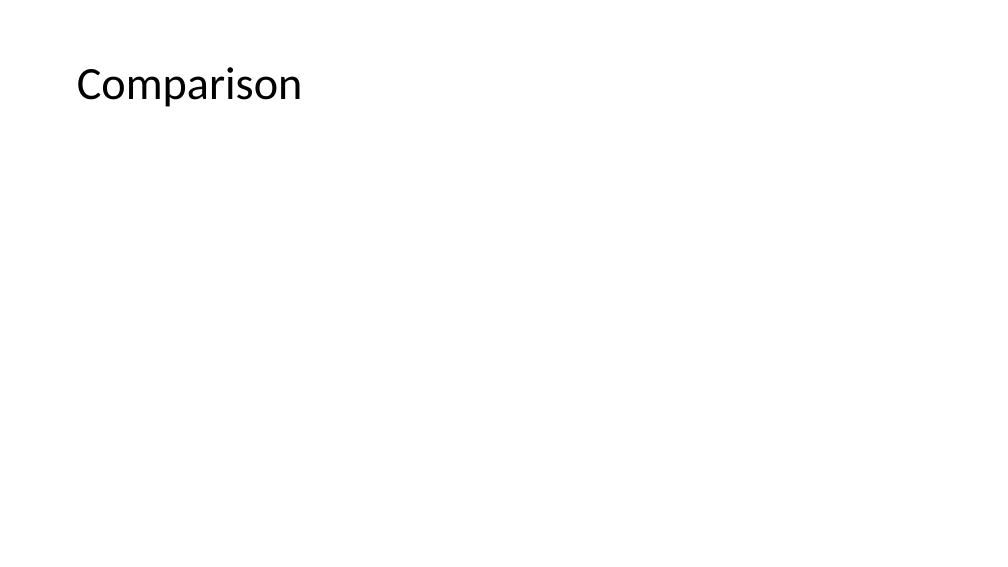
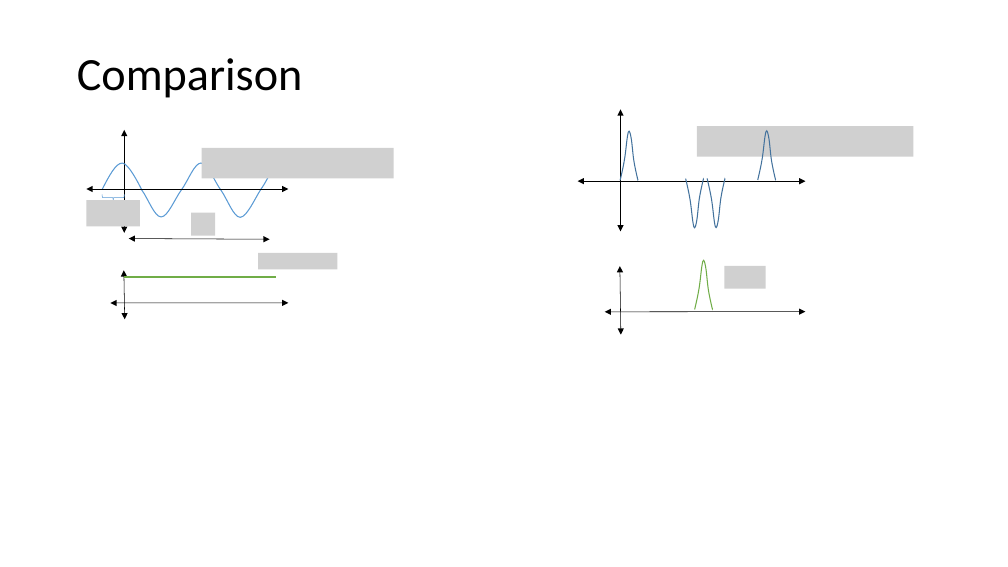
Before and after one commit to EeshGupta/Multimode-Conditional-Displacements, a slide deck: slide 9 of presentations/mcd.pptx. Drawn at 1008x567 pixels with LibreOffice and Linux fonts; fonts in the diff are those of the drawing; grey boxes stand for pictures; background and template pictures are left out. Boxes give left, top, right and bottom in pixels: in the first picture for what was removed or moved away, otherwise in the second. Text is boxed around its words. In the diff, an @@ line names an element or a change of style, - is before the commit and + after.

```diff
--- a/presentations/mcd.pptx
+++ b/presentations/mcd.pptx
@@ title "Comparison": place and size @@
-title "Comparison" at [77,67,303,107]
+title "Comparison" at [77,58,303,98]
@@ group added at [86,130,394,319]: 5 double arrows, 4 pictures, 1 freeform shape, 1 right brace, 1 line @@
@@ group added at [578,110,913,335]: 5 freeform shapes, 4 double arrows, 2 pictures @@
```
Also in this commit, not shown: 5 other slides changed, 1 slide added, 1 slide removed, 1 other file.
